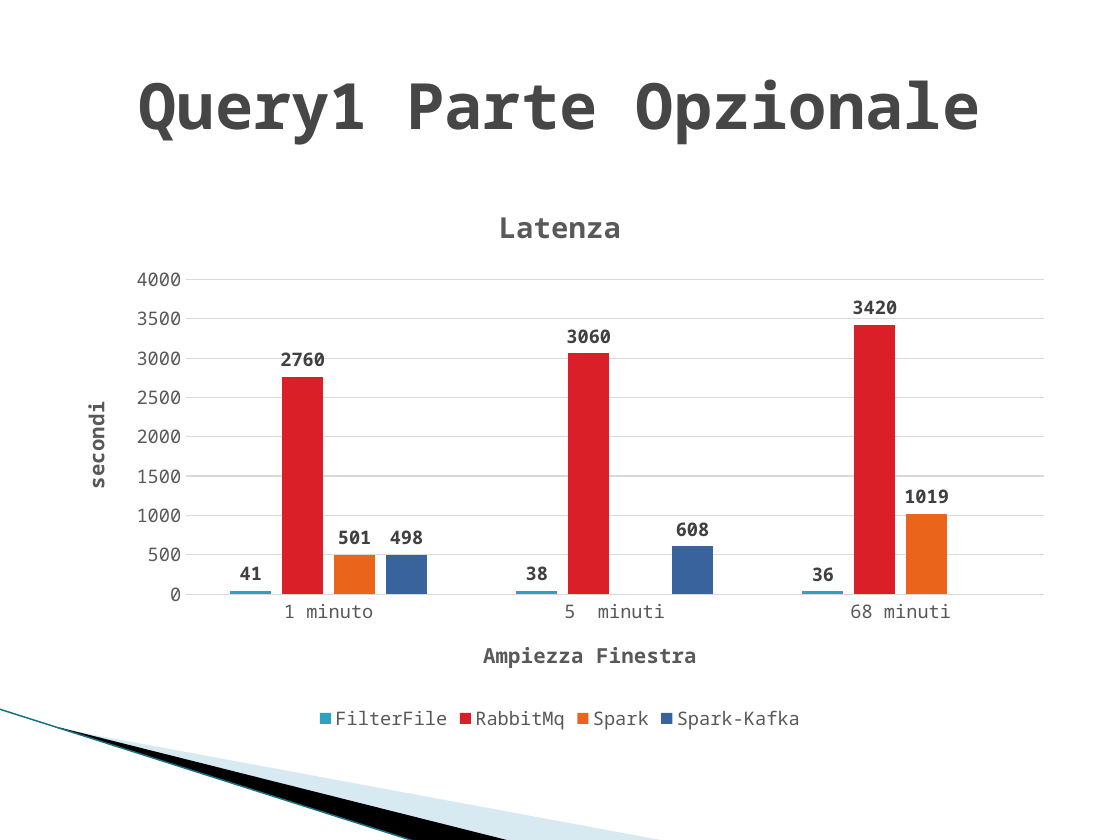
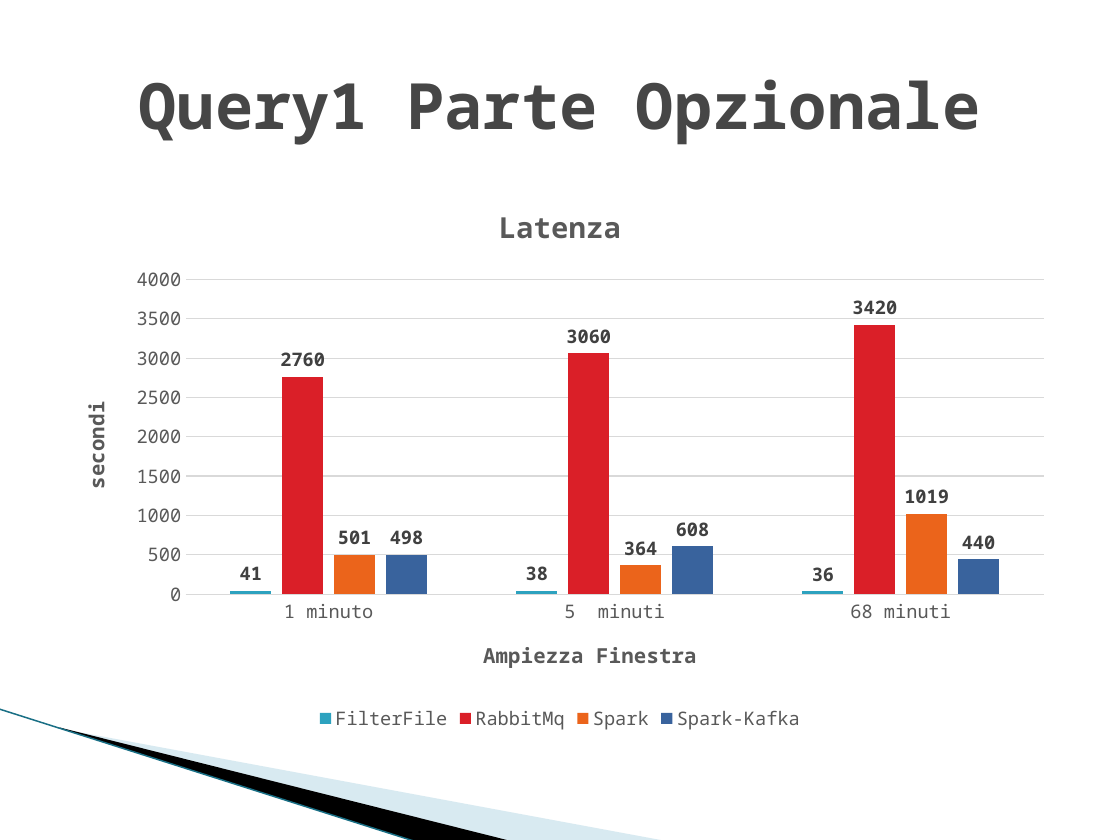
Before and after one commit to alexiey91/Flink, a slide deck: slide 22 of SABD2.pptx. Drawn at 1120x840 pixels with LibreOffice and Linux fonts; fonts in the diff are those of the drawing; background and template pictures are left out. Boxes give left, top, right and bottom in pixels: in the first picture for what was removed or moved away, otherwise in the second. Text is boxed around its words. In the diff, an @@ line names an element or a change of style, - is before the commit and + after.

```diff
--- a/SABD2.pptx
+++ b/SABD2.pptx
@@ column chart at (x1=56, y1=181, x2=1064, y2=736) @@
@@ Spark, 5  minuti: - to 364 @@
@@ Spark-Kafka, 68 minuti: - to 440 @@
```
Also in this commit, not shown: 7 other slides changed.
